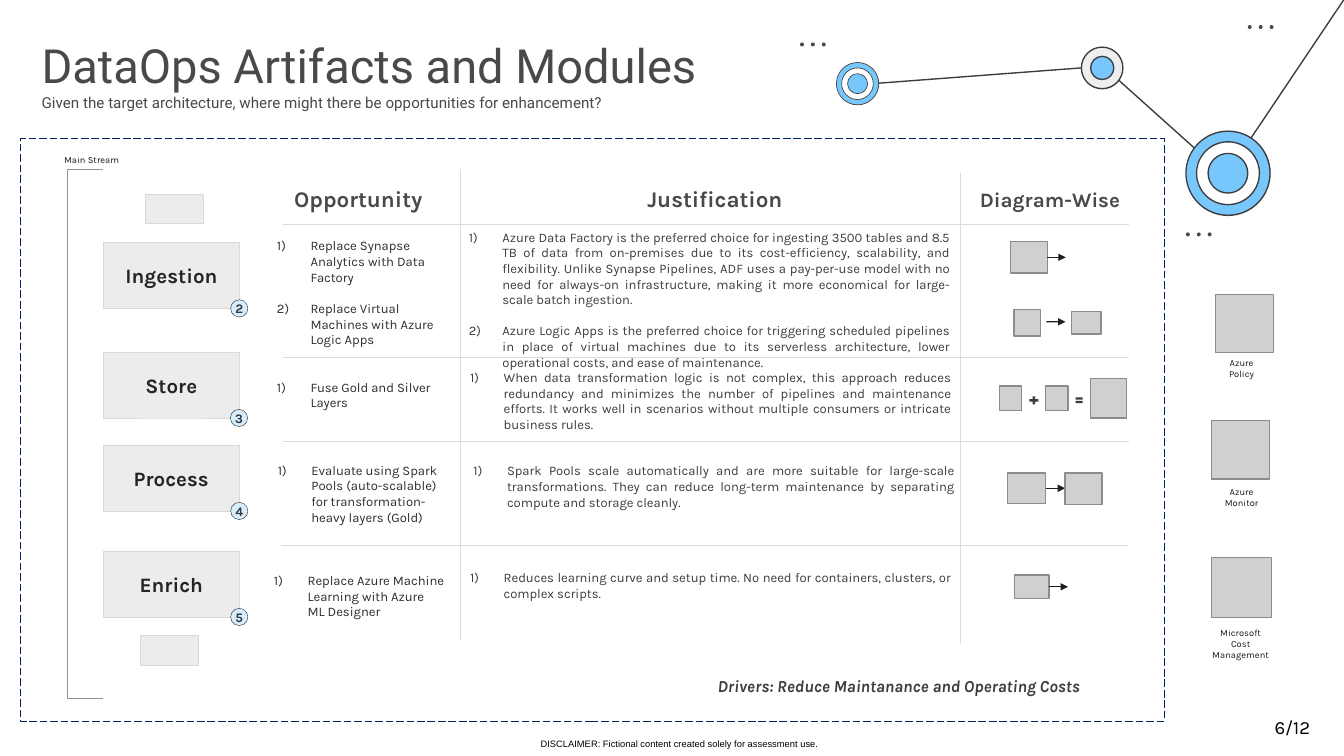
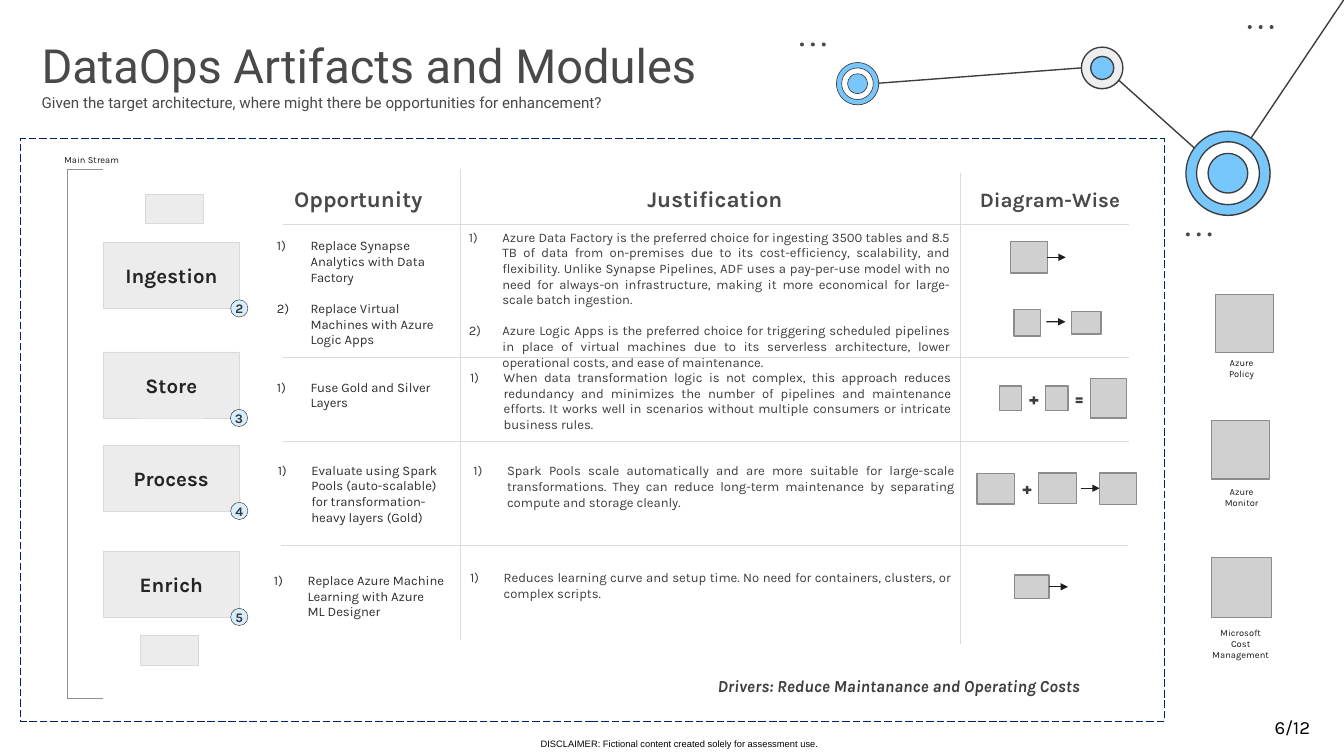
Before and after one commit to Nesk95/Allianz_BusinessCase, a slide deck: slide 6 of Allianz Business Case - Presentation.pptx. Drawn at 1344x756 pixels with LibreOffice and Linux fonts; fonts in the diff are those of the drawing; grey boxes stand for pictures; background and template pictures are left out. Boxes give left, top, right and bottom in pixels: in the first picture for what was removed or moved away, otherwise in the second. Text is boxed around its words. In the diff, an @@ line names an element or a change of style, - is before the commit and + after.

```diff
--- a/Allianz Business Case - Presentation.pptx
+++ b/Allianz Business Case - Presentation.pptx
@@ picture added at (977,473,1015,504) @@
@@ picture: place and size @@
-picture at (1008,473,1046,504)
+picture at (1039,473,1077,504)
@@ picture: place and size @@
-picture at (1064,473,1102,505)
+picture at (1099,473,1137,505)
@@ plus sign added at (1021,485,1034,496), fill #3D3D3D @@
@@ arrow moved from (1046, 488) - (1064, 488) to (1081, 488) - (1099, 488) @@
```
Also in this commit, not shown: 1 other slide changed.
